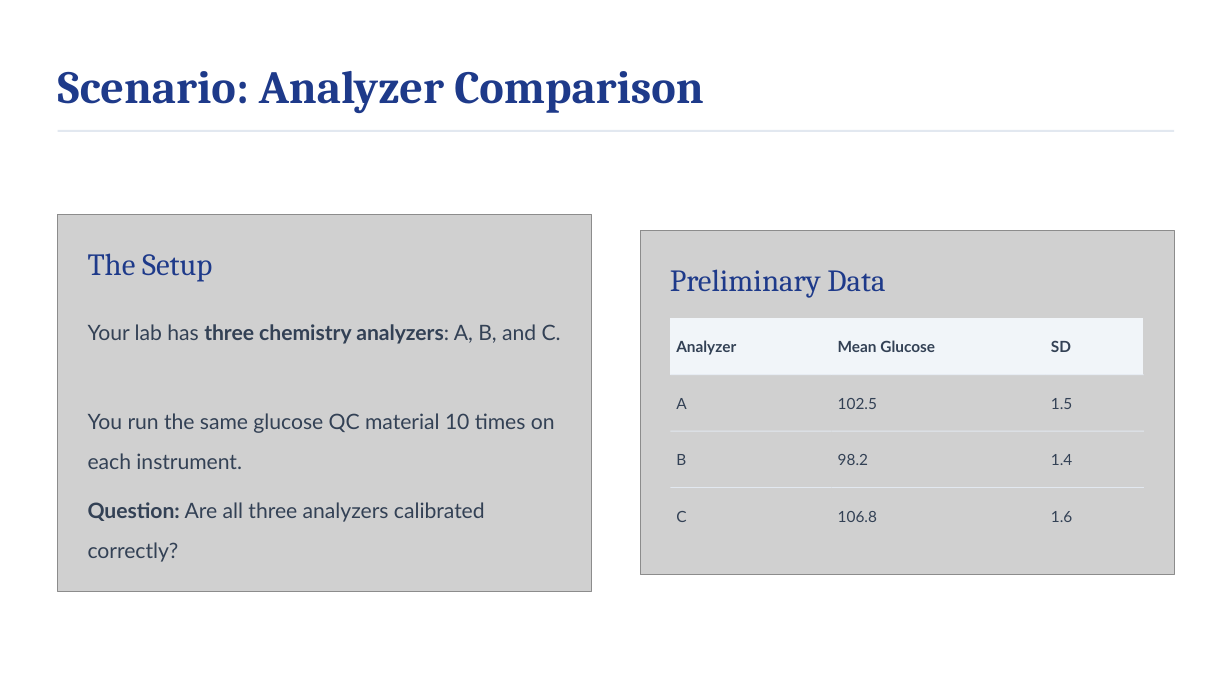
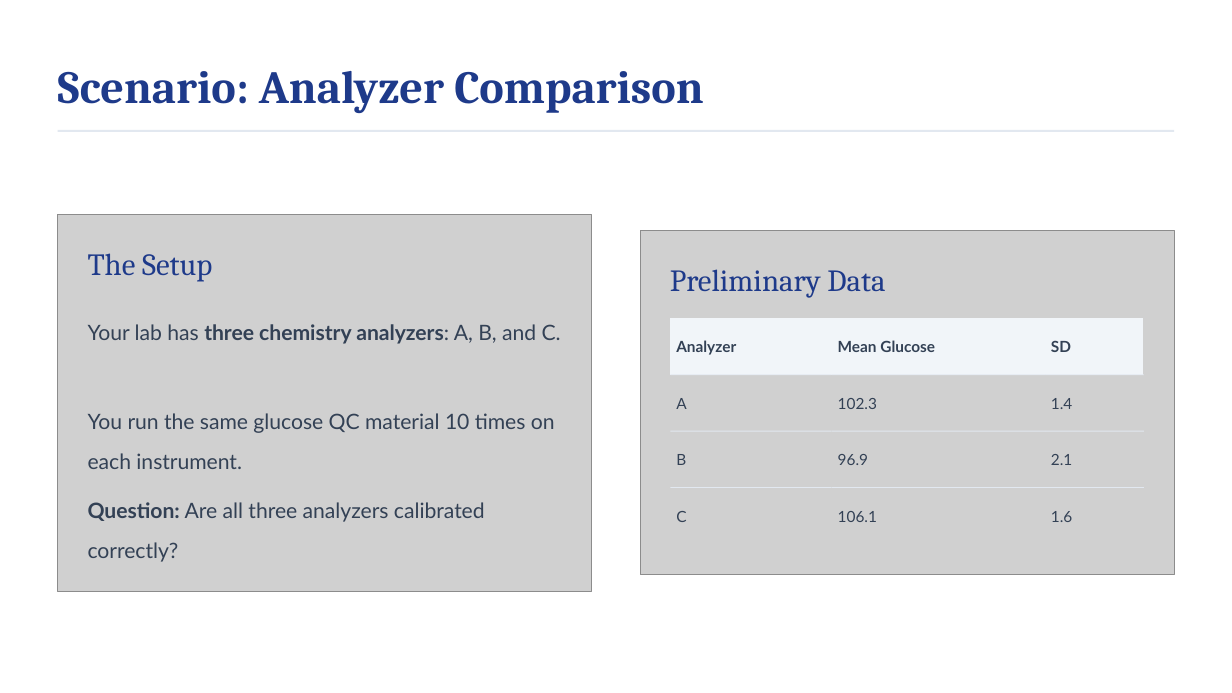
Before and after one commit to Koohoko/MSc_Module3_Programming_BioData_HKUSpacce_2026, a slide deck: slide 6 of lectures/Session_06_ANOVA_Regression/slides/Session 6_ ANOVA and Linear Regression.pptx. Drawn at 1232x693 pixels with LibreOffice and Linux fonts; fonts in the diff are those of the drawing; grey boxes stand for pictures; background and template pictures are left out. Boxes give left, top, right and bottom in pixels: in the first picture for what was removed or moved away, otherwise in the second. Text is boxed around its words. In the diff, an @@ line names an element or a change of style, - is before the commit and + after.

```diff
--- a/lectures/Session_06_ANOVA_Regression/slides/Session 6_ ANOVA and Linear Regression.pptx
+++ b/lectures/Session_06_ANOVA_Regression/slides/Session 6_ ANOVA and Linear Regression.pptx
@@ table at <box>670,319,1144,545</box> @@
-row 2, column 2: 102.5
+row 2, column 2: 102.3
-row 2, column 3: 1.5
+row 2, column 3: 1.4
-row 3, column 2: 98.2
+row 3, column 2: 96.9
-row 3, column 3: 1.4
+row 3, column 3: 2.1
-row 4, column 2: 106.8
+row 4, column 2: 106.1
```
Also in this commit, not shown: 11 other slides changed, 3 other files.
